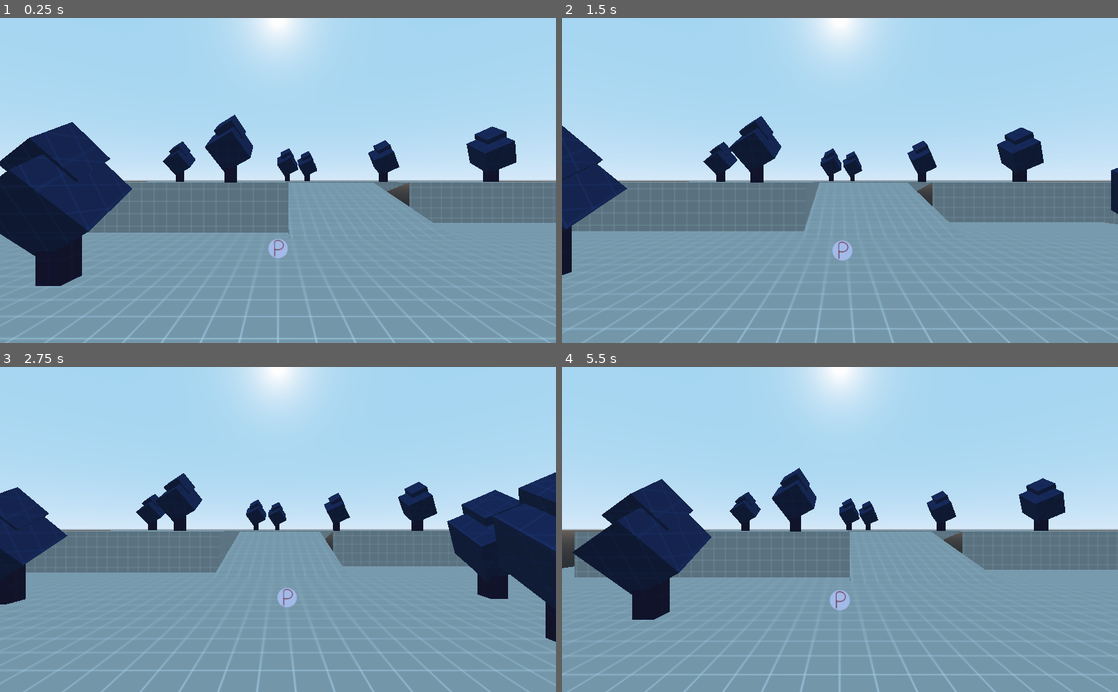
Above: before the commit, frames 1-4 (two rows, left to right).
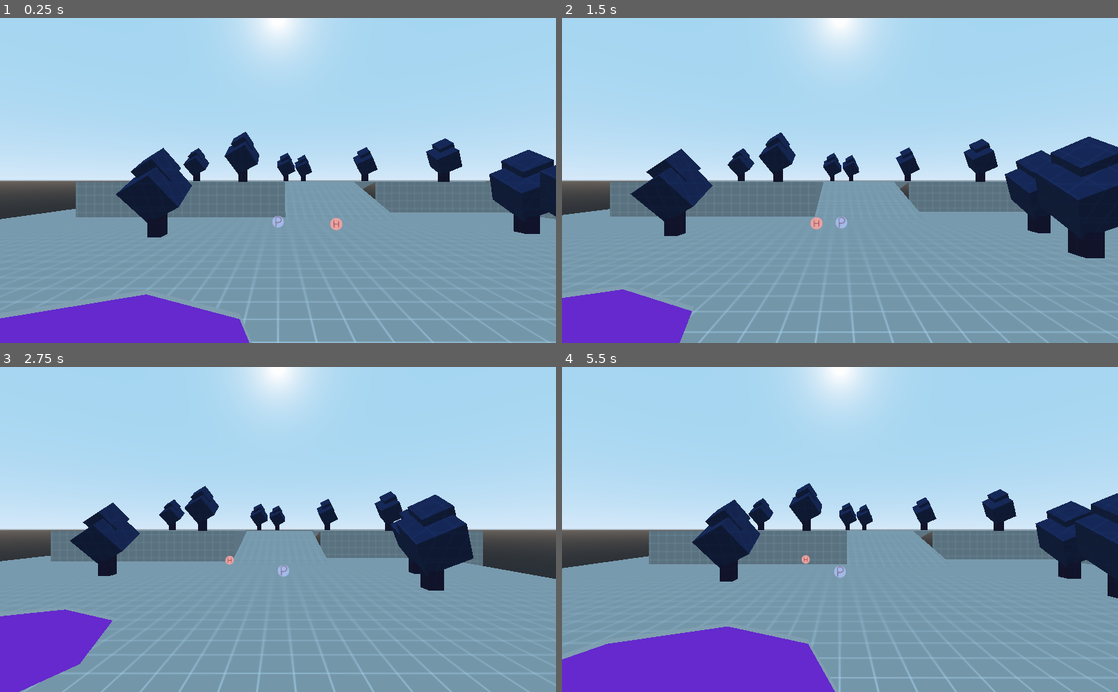
Above: after the commit, the same moments.

Repository: jaclynonacloud/gamejam-pocket-horrors
Game: Godot game, scene res://scenes/Game.tscn
Two runs of this game, one before a commit and one after it. Both use one fixed random seed, a clock stepped at 60 frames per second and the inputs below.
Inputs:
- Up to frame 1 (0.25 s): no input
- Up to frame 2 (1.5 s): tap Enter at 0.5 s; hold D (move_right) 0.53-1.28 s; hold Down (move_down) from 1.28 s (still down)
- Up to frame 3 (2.75 s): release Down (move_down) at 2.03 s; hold D (move_right) from 2.03 s (still down)
- Up to frame 4 (5.5 s): release D (move_right) at 2.78 s; hold W (move_up) 2.78-3.53 s; hold A (move_left) 3.53-5.03 s; hold Down (move_down) from 5.03 s (still down)

The runs differ from the first frame. In frame 1, 24% of the frame differs, in the area x 0-100%, y 29-100%; in frame 2, 20%; in frame 3, 20%; in frame 4, 24%, in the area x 0-100%, y 30-100%.

Commit message:
Added creature and simple wandering behaviour for testing movement.

Diff:
--- a/scenes/Game.tscn
+++ b/scenes/Game.tscn
@@ -1,10 +1,11 @@
-[gd_scene load_steps=8 format=2]
+[gd_scene load_steps=9 format=2]
 
 [ext_resource path="res://materials/DebugMaterial.tres" type="Material" id=1]
 [ext_resource path="res://scenes/objects/tree/Tree.tscn" type="PackedScene" id=2]
 [ext_resource path="res://scenes/Game.gd" type="Script" id=3]
 [ext_resource path="res://scenes/entities/player/Player.tscn" type="PackedScene" id=4]
 [ext_resource path="res://scenes/objects/game_camera/GameCamera.tscn" type="PackedScene" id=5]
+[ext_resource path="res://scenes/entities/horror/Horror.tscn" type="PackedScene" id=6]
 
 [sub_resource type="NavigationMesh" id=1]
 vertices = PoolVector3Array( 0.900002, 4.25356, -36.4085, 2.1, 4.25356, -36.1085, 4.5, 4.25356, -37.6085, 4.8, 4.25356, …(10553 unchanged characters)…
@@ -117,3 +118,7 @@
 
 [node name="GameCamera" parent="." instance=ExtResource( 5 )]
 target_path = NodePath("../Player")
+
+[node name="Horror" parent="." instance=ExtResource( 6 )]
+transform = Transform( 1, 0, 0, 0, 1, 0, 0, 0, 1, 4.83118, 0, 1.00128 )
+navigation_path = NodePath("../Navigation")
--- /dev/null
+++ b/scenes/entities/AbstractEntity.gd
@@ -0,0 +1,30 @@
+extends PhysicsBody
+
+export var move_speed:float = 5.0
+export (float, 0.0, 1.0, 0.01) var move_slide:float = 0.35
+
+var speed:float = move_speed setget , get_speed
+var desired_velocity:Vector3 = Vector3.ZERO
+var velocity:Vector3 = Vector3.ZERO
+
+func _ready():
+	ready()
+
+func _process(delta:float):
+	process(delta)
+
+func _physics_process(delta:float):
+	update_velocity(delta)
+	physics_process(delta)
+
+# abstracts
+func ready(): pass
+func process(delta:float): pass
+func physics_process(delta:float): pass
+
+# Updates the entity velocity based on the desired velocity.
+func update_velocity(delta:float):
+	velocity = velocity.linear_interpolate(desired_velocity, move_slide)
+
+func get_speed():
+	return move_speed
--- /dev/null
+++ b/scenes/entities/horror/Horror.gd
@@ -0,0 +1,86 @@
+extends "res://scenes/entities/AbstractEntity.gd"
+
+signal navigation_completed()
+
+export var key:String = "" setget , get_key
+export var readable:String = ""
+export var navigation_path:NodePath
+export var navigation_point_margin:float = 1.0 # how close before the point is considered reached
+
+onready var navigation:Navigation = get_node_or_null(navigation_path)
+
+var navigation_points:PoolVector3Array = []
+
+# [Override]
+func ready():
+	yield(get_tree(), "idle_frame")
+	# start the next behaviour
+	next_behaviour()
+
+# [Override]
+func process(delta:float):
+	if navigation_points.size() > 0:
+		desired_velocity = Vector3.ONE
+	else:
+		desired_velocity = Vector3.ZERO
+
+# [Override]
+func physics_process(delta:float):
+	.physics_process(delta)
+	calculate_navigation(delta)
+
+# [Override]
+func update_velocity(delta:float):
+	.update_velocity(delta)
+	# move our horror based on velocity
+	var pos:Vector3 = translation.direction_to(navigation_points[0]) if navigation_points.size() > 0 else Vector3.ZERO
+	var vel:float = velocity.normalized().length()
+	var direction:Vector3 = pos * self.speed * delta * vel
+	callv("apply_central_impulse", [direction])
+
+
+# Determines next desired behaviour.
+func next_behaviour():
+	randomize()
+	# picks a new location to travel to
+	var offset_range:float = 5.0
+	var offset_position:Vector3 = Vector3(
+		rand_range(-offset_range, offset_range),
+		0,
+		rand_range(-offset_range, offset_range)
+	)
+
+	# navigate to the location
+	navigate(translation + offset_position)
+
+
+# Uses the Navigation node to navigate to a specific position.
+func navigate(position:Vector3):
+	if navigation == null: return
+	# find our desired position on the navigation
+	navigation_points = navigation.get_simple_path(translation, position)
+
+# Calculates if we've reached our navigation point and handles either updating the navigation or completing.
+func calculate_navigation(delta:float):
+	# if we have navigation points, see if we've reached the points we want
+	if navigation_points.size() > 0:
+		var current_point:Vector3 = navigation_points[0]
+
+		var distance:float = translation.distance_to(current_point)
+		# if we've reached the point, remove it from the path
+		if distance <= navigation_point_margin:
+			navigation_points.remove(0)
+			# if we've reached all the points, complete the navigation
+			if navigation_points.size() <= 0:
+				navigation_complete()
+
+# Completes the navigation.
+func navigation_complete():
+	# start next behaviour
+	next_behaviour()
+
+	emit_signal("navigation_completed")
+
+func get_key():
+	if key == "": return name
+	return key
--- a/icon.png.import
+++ b/scenes/entities/horror/Horror.tscn
@@ -1,34 +1,23 @@
-[remap]
+[gd_scene load_steps=4 format=2]
 
-importer="texture"
-type="StreamTexture"
-path="res://.import/icon.png-487276ed1e3a0c39cad0279d744ee560.stex"
-metadata={
-"vram_texture": false
-}
+[ext_resource path="res://graphics/game/entities/horror/idle.png" type="Texture" id=1]
+[ext_resource path="res://scenes/entities/horror/Horror.gd" type="Script" id=2]
 
-[deps]
+[sub_resource type="CylinderShape" id=1]
+radius = 0.5
+height = 1.43387
 
-source_file="res://icon.png"
-dest_files=[ "res://.import/icon.png-487276ed1e3a0c39cad0279d744ee560.stex" ]
+[node name="Horror" type="RigidBody" groups=[
+"horror",
+]]
+script = ExtResource( 2 )
+move_speed = 8.0
 
-[params]
+[node name="Sprite3D" type="Sprite3D" parent="."]
+centered = false
+offset = Vector2( -64, 0 )
+texture = ExtResource( 1 )
 
-compress/mode=0
-compress/lossy_quality=0.7
-compress/hdr_mode=0
-compress/bptc_ldr=0
-compress/normal_map=0
-flags/repeat=0
-flags/filter=true
-flags/mipmaps=false
-flags/anisotropic=false
-flags/srgb=2
-process/fix_alpha_border=true
-process/premult_alpha=false
-process/HDR_as_SRGB=false
-process/invert_color=false
-stream=false
-size_limit=0
-detect_3d=true
-svg/scale=1.0
+[node name="CollisionShape" type="CollisionShape" parent="."]
+transform = Transform( 1, 0, 0, 0, 1, 0, 0, 0, 1, 0, 0.719945, 0 )
+shape = SubResource( 1 )
--- a/scenes/entities/player/Player.gd
+++ b/scenes/entities/player/Player.gd
@@ -1,13 +1,7 @@
-extends KinematicBody
+extends "res://scenes/entities/AbstractEntity.gd"
 
-export var move_speed:float = 5.0
-export (float, 0.0, 1.0, 0.01) var move_slide:float = 0.35
-
-var speed:float = move_speed setget , get_speed
-var desired_velocity:Vector3 = Vector3.ZERO
-var velocity:Vector3 = Vector3.ZERO
-
-func _process(delta:float):
+# [Override]
+func process(delta:float):
 	# if we are not on the game layer, kill our velocity
 	if Inputs.active_layer != Inputs.INPUT_LAYER_GAME:
 		desired_velocity = Vector3.ZERO
@@ -16,10 +10,8 @@
 		var move_axis_v3:Vector3 = Vector3(Inputs.move_axis.x, 0, Inputs.move_axis.y)
 		desired_velocity = move_axis_v3 * self.speed
 
-func _physics_process(delta:float):
-	# move player based on desired velocity
-	velocity = velocity.linear_interpolate(desired_velocity, move_slide)
-	move_and_slide(velocity, Vector3.UP)
-
-func get_speed():
-	return move_speed
+# [Override]
+func update_velocity(delta:float):
+	.update_velocity(delta)
+	# move our player based on velocity
+	callv("move_and_slide", [velocity, Vector3.UP])
--- a/scenes/objects/game_camera/GameCamera.tscn
+++ b/scenes/objects/game_camera/GameCamera.tscn
@@ -6,4 +6,4 @@
 script = ExtResource( 1 )
 
 [node name="Camera" type="Camera" parent="."]
-transform = Transform( 1, 0, 0, 0, 1, 0, 0, 0, 1, 1.90735e-06, 4.18499, 12.141 )
+transform = Transform( 1, 0, 0, 0, 1, 0, 0, 0, 1, 0, 4.185, 20 )
Binary file added: graphics/game/entities/horror/idle.png
Not shown, added: graphics/game/entities/horror/idle.png.import
Not shown, changed: README.md
